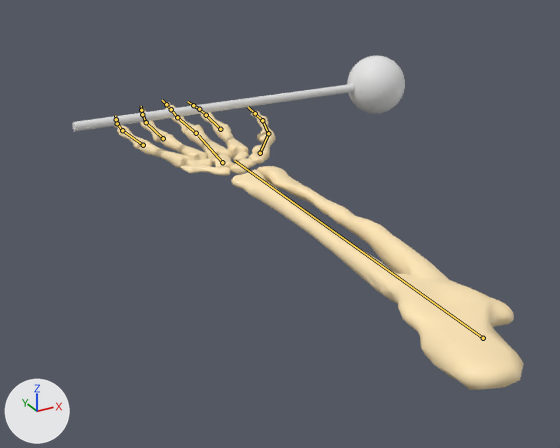
The FBX model Assets/Meshes/Skeleton_Hand.fbx as it was, and as the next commit left it.
Both versions are drawn from a camera (50 mm lens) standing at (-9.9, -23.2, 7.7) and looking at (0.1, -5.1, -1.4). Every picture has the same lights, and +X, +Y and +Z are marked at lower left. The bones that bend it are drawn over the model as lines.
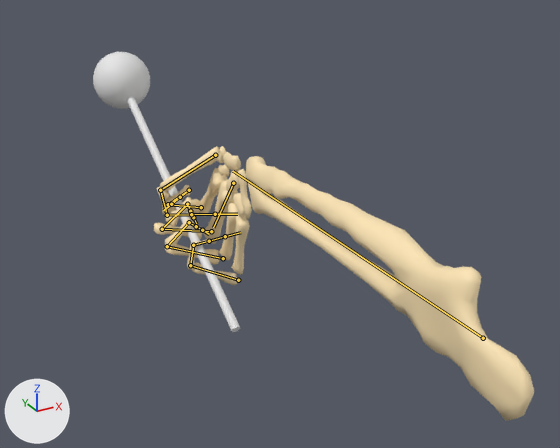
The newer file adds an action. The first version stands in its rest pose; the second is drawn at frame 10 of the action 'Armature|Armature|Armature|Drum_Beat|Armature|Drum_Beat'.

Where the change shows, as pixel boxes [x1, y1, x2, y2] in the pictures (560 x 448 px):
'Cylinder.026', posed (18% taller)
    before: [232, 166, 524, 390]
    after: [246, 156, 534, 421]
'Cylinder', posed (56% narrower, 265% taller)
    before: [73, 55, 405, 131]
    after: [93, 52, 240, 332]
'Cylinder.002', posed (78% narrower, 12% shorter)
    before: [114, 102, 276, 175]
    after: [203, 180, 238, 244]
'Cylinder.023', now drawn (beige)
    after: [160, 146, 219, 191]
'Cylinder.005', now drawn (beige)
    after: [231, 215, 250, 275]
'Cylinder.004', now drawn (beige)
    after: [219, 203, 238, 260]
'Cylinder.003', now drawn (beige)
    after: [199, 168, 227, 216]
'Cylinder.017', now drawn
    after: [165, 243, 220, 265]
'Cylinder.010', now drawn
    after: [237, 169, 252, 220]
'Cylinder.020', now drawn
    after: [191, 263, 238, 285]
'Cylinder.012', now drawn
    after: [165, 197, 193, 226]
'Cylinder.018', now drawn
    after: [165, 218, 192, 248]
'Cylinder.011', now drawn
    after: [154, 223, 203, 239]
'Cylinder.009', now drawn
    after: [223, 152, 241, 173]
'Cylinder.015', now drawn
    after: [166, 185, 191, 208]
'Cylinder.001', now drawn
    after: [226, 171, 240, 194]
'Cylinder.024', now drawn
    after: [156, 187, 171, 215]
'Cylinder.006', now drawn
    after: [233, 193, 245, 218]
'Cylinder.021', now drawn
    after: [186, 243, 197, 269]
'Cylinder.014', now drawn
    after: [165, 199, 201, 213]
'Cylinder.007', now drawn
    after: [218, 165, 229, 177]
'Cylinder.008', now drawn
    after: [216, 146, 226, 163]
'Cylinder.022', now drawn
    after: [193, 239, 209, 248]
'Cylinder.019', now drawn
    after: [191, 220, 198, 229]
'Cylinder.025', now drawn
    after: [171, 210, 194, 218]
'Cylinder.013', now drawn
    after: [187, 207, 193, 214]
'Cylinder.016', now drawn
    after: [181, 194, 190, 200]
bone 'Arm', root to tip
    before: (483, 338) to (234, 160)
    after: (483, 338) to (233, 171)
bone 'Hand', root to tip
    before: (222, 162) to (198, 135)
    after: (233, 183) to (213, 227)
bone 'Middle_1', root to tip
    before: (196, 133) to (177, 117)
    after: (211, 231) to (162, 229)
bone 'Middle_2', root to tip
    before: (177, 117) to (171, 109)
    after: (162, 229) to (187, 204)
bone 'Middle_3', root to tip
    before: (171, 109) to (166, 104)
    after: (187, 204) to (190, 211)
bone 'Point_1', root to tip
    before: (220, 129) to (206, 115)
    after: (201, 207) to (168, 204)
bone 'Point_2', root to tip
    before: (206, 115) to (199, 109)
    after: (168, 204) to (189, 190)
bone 'Point_3', root to tip
    before: (199, 109) to (193, 105)
    after: (189, 190) to (180, 197)
bone 'Ring_1', root to tip
    before: (163, 138) to (146, 122)
    after: (223, 258) to (167, 246)
bone 'Ring_2', root to tip
    before: (146, 122) to (142, 114)
    after: (167, 246) to (189, 222)
bone 'Ring_3', root to tip
    before: (142, 114) to (141, 110)
    after: (189, 222) to (196, 226)
bone 'Pinky_1', root to tip
    before: (143, 145) to (122, 130)
    after: (238, 280) to (190, 265)
bone 'Pinky_2', root to tip
    before: (122, 130) to (117, 123)
    after: (190, 265) to (193, 245)
bone 'Pinky_3', root to tip
    before: (117, 123) to (116, 119)
    after: (193, 245) to (209, 241)
bone 'Thumb_1', root to tip
    before: (260, 153) to (268, 133)
    after: (215, 155) to (160, 190)
bone 'Thumb_2', root to tip
    before: (268, 133) to (262, 120)
    after: (160, 190) to (167, 215)
bone 'Thumb_3', root to tip
    before: (262, 120) to (255, 113)
    after: (167, 215) to (191, 214)

What the commit changed:
Bone 'Arm' (bone_arm) turns from (0, 0, 0) to (-62, -90, 61) degrees about its own x, y and z.
Bone 'Hand' (bone_hand) turns from (0, 0, 0) to (-1, -1, 56) degrees about its own x, y and z.
Bone 'Middle_1' (bone_middle_1) turns from (0, 0, 0) to (115, 1, -1) degrees about its own x, y and z.
Bone 'Middle_2' (bone_middle_2) turns from (0, 0, 0) to (111, 12, 12) degrees about its own x, y and z.
Bone 'Middle_3' (bone_middle_3) turns from (0, 0, 0) to (112, 10, 6) degrees about its own x, y and z.
Bone 'Point_1' (bone_point_1) moves from (0.0, 0.0, 0.0) to (0.05, -0.27, -0.04).
Bone 'Point_1' (bone_point_1) turns from (0, 0, 0) to (6, -5, -128) degrees about its own x, y and z.
Bone 'Point_2' (bone_point_2) turns from (0, 0, 0) to (-11, 4, -110) degrees about its own x, y and z.
Bone 'Point_3' (bone_point_3) turns from (0, 0, 0) to (-4, -2, -137) degrees about its own x, y and z.
Bone 'Ring_1' (bone_ring_1) moves from (0.0, 0.0, 0.0) to (0.07, -0.05, -0.01).
Bone 'Ring_1' (bone_ring_1) turns from (0, 0, 0) to (-14, 5, -112) degrees about its own x, y and z.
Bone 'Ring_2' (bone_ring_2) turns from (0, 0, 0) to (-18, 9, -110) degrees about its own x, y and z.
Bone 'Ring_3' (bone_ring_3) turns from (0, 0, 0) to (-25, 18, -103) degrees about its own x, y and z.
Bone 'Pinky_1' (bone_pinky_1) moves from (0.0, 0.0, 0.0) to (-0.17, 0.48, -0.01).
Bone 'Pinky_1' (bone_pinky_1) turns from (0, 0, 0) to (-16, 9, -118) degrees about its own x, y and z.
Bone 'Pinky_2' (bone_pinky_2) turns from (0, 0, 0) to (12, -3, -67) degrees about its own x, y and z.
Bone 'Pinky_3' (bone_pinky_3) turns from (0, 0, 0) to (-21, 27, -92) degrees about its own x, y and z.
Bone 'Thumb_1' (bone_thumb_1) turns from (0, 0, 0) to (-104, -111, 42) degrees about its own x, y and z.
Bone 'Thumb_2' (bone_thumb_2) turns from (0, 0, 0) to (104, 37, 78) degrees about its own x, y and z.
Bone 'Thumb_3' (bone_thumb_3) turns from (0, 0, 0) to (14, 7, 56) degrees about its own x, y and z.
